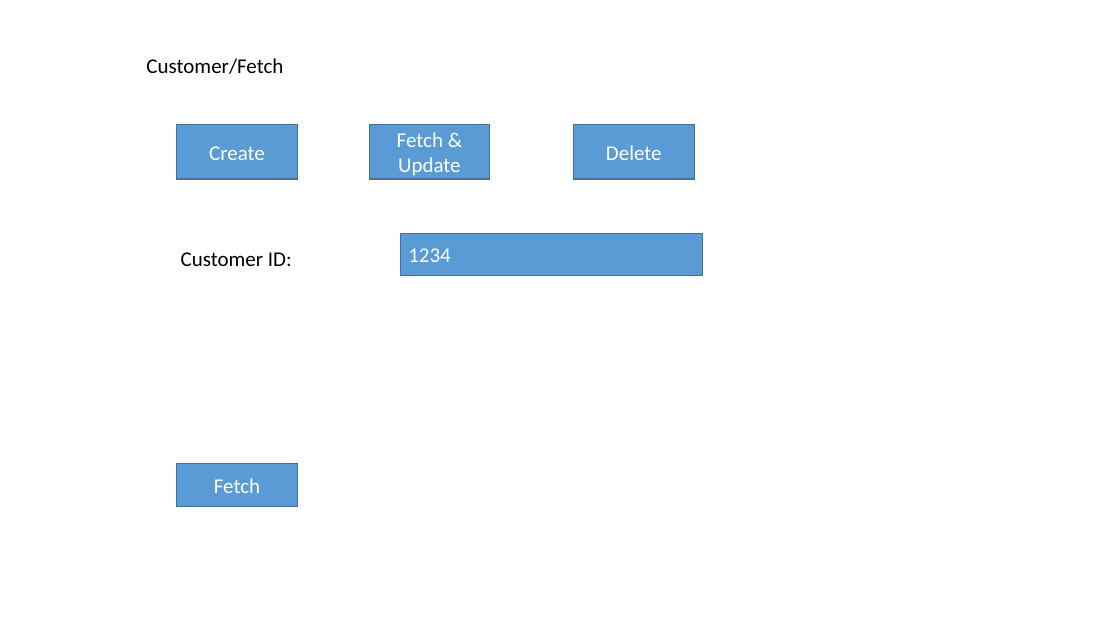
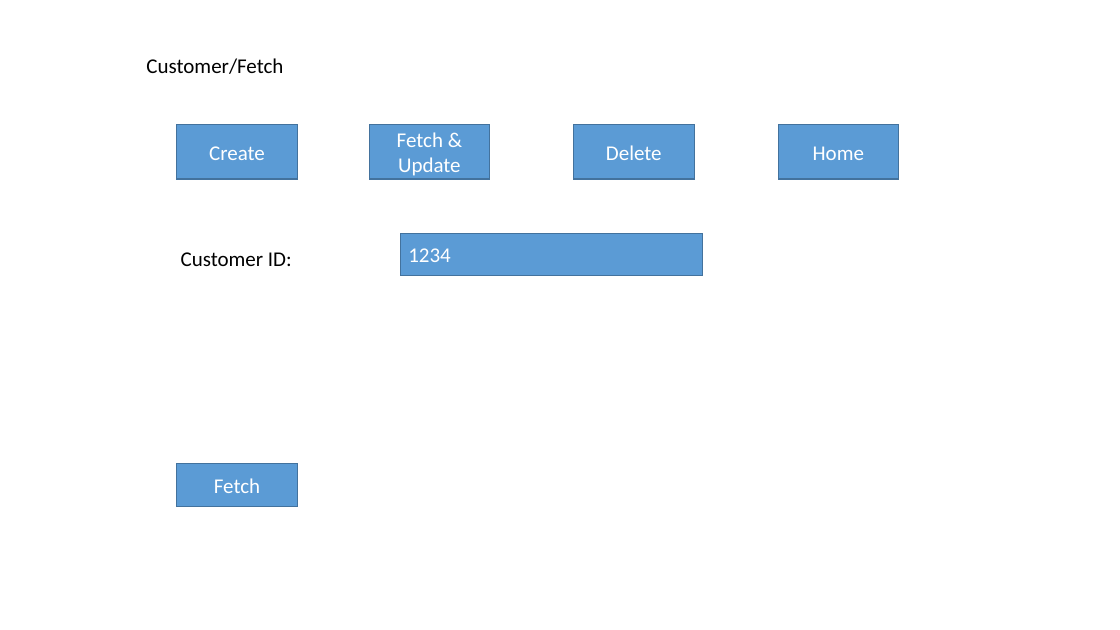
Before and after one commit to ganesansays/Sessions, a slide deck: slide 4 of MVCApp/Functionality.pptx. Drawn at 1120x630 pixels with LibreOffice and Linux fonts; fonts in the diff are those of the drawing. Boxes give left, top, right and bottom in pixels: in the first picture for what was removed or moved away, otherwise in the second. Text is boxed around its words. In the diff, an @@ line names an element or a change of style, - is before the commit and + after.

```diff
--- a/MVCApp/Functionality.pptx
+++ b/MVCApp/Functionality.pptx
@@ rectangle added at [778, 125, 898, 179], fill #5B9BD5, outline #43739E 1 pt, 18 pt, text #FFFFFF @@
+Home
```
Also in this commit, not shown: 9 other files.
